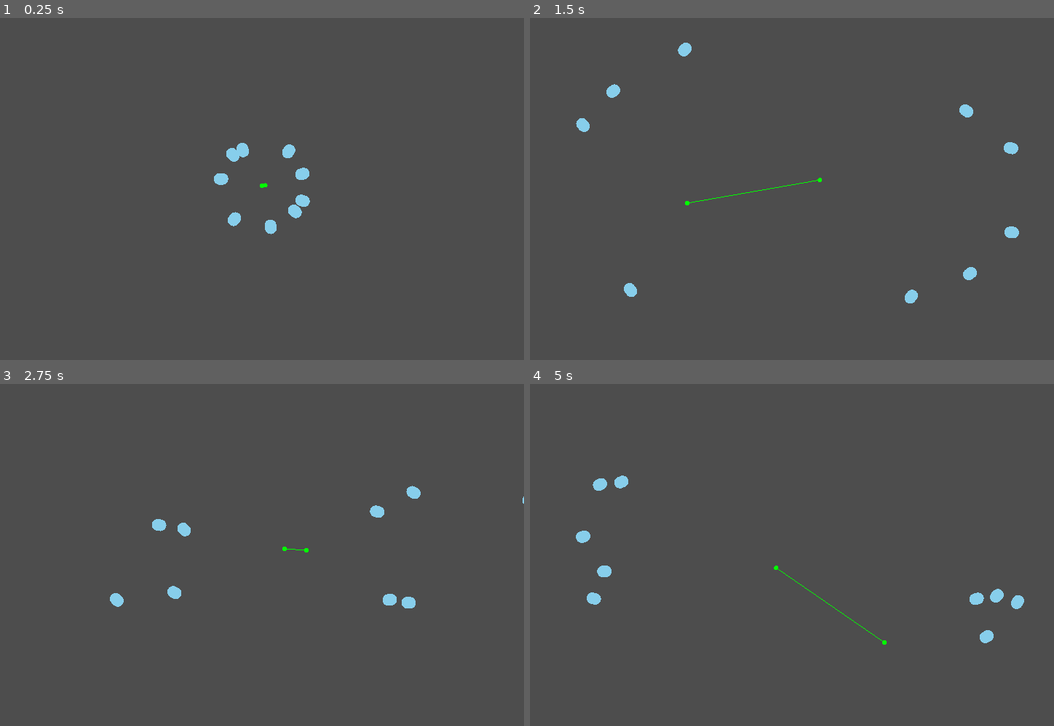
Above: before the commit, frames 1-4 (two rows, left to right).
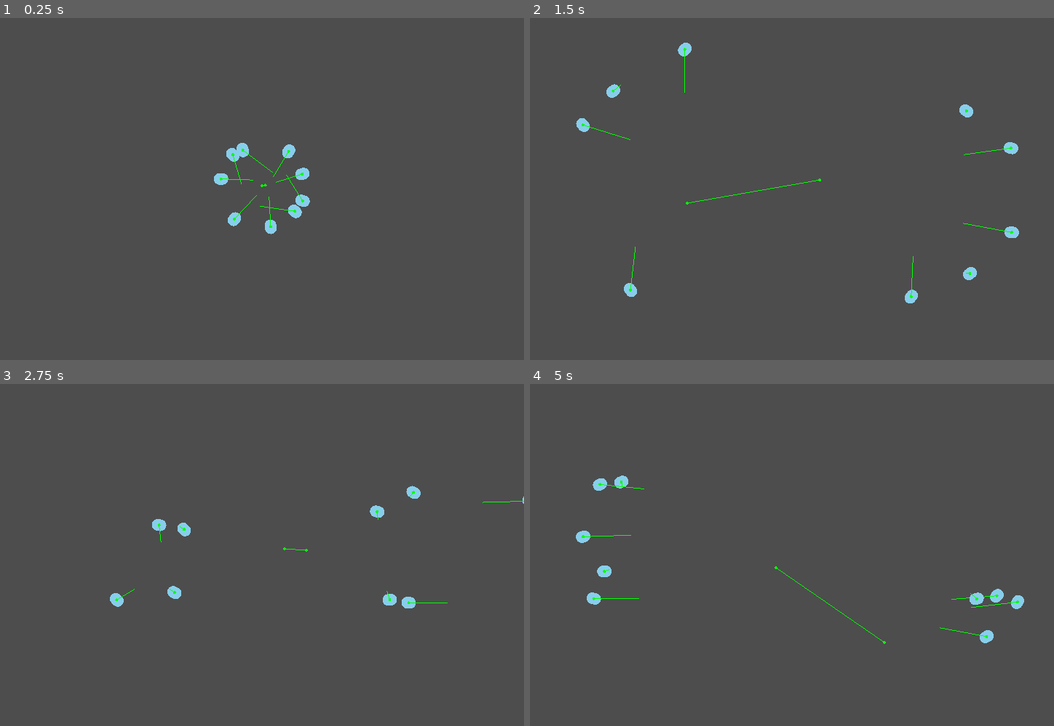
Above: after the commit, the same moments.

Repository: stevemjcu/Pond
Game: Godot game, scene res://scenes/main.tscn
Same seed, same stepped clock (60 frames per second), same inputs: the game is played once before the commit and once after it.
Inputs (mouse positions are in pixels of both pictures, inside the frame that each line leads up to):
- Up to frame 1 (0.25 s): no input
- Up to frame 2 (1.5 s): move the mouse to (907, 168) at 0.52 s; hold D (right) 0.53-1.25 s; click (907, 168) at 0.67 s; drag from (687, 202) to (812, 182) at 1.27 s
- Up to frame 3 (2.75 s): move the mouse to (314, 476) at 2.02 s; hold D (right) from 2.03 s (still down)
- Up to frame 4 (5 s): release D (right) at 2.75 s; drag from (765, 619) to (692, 524) at 2.77 s; move the mouse to (949, 602) at 3.52 s; hold A (left) 3.53-4.25 s; drag from (634, 500) to (886, 643) at 4.27 s

The runs differ from the first frame. In frame 1, 0.1% of the frame differs, in the area x 41-59%, y 38-62%; in frame 2, 0.2%, in the area x 9-93%, y 8-82%; in frame 3, less than 0.1%; in frame 4, 0.2%.

Commit message:
Draw boid impulse vector

Diff:
--- a/scripts/boid.gd
+++ b/scripts/boid.gd
@@ -18,25 +18,32 @@
 var _protected_neighbors: Array[Node2D]
 var _visible_neighbors: Array[Node2D]
 
+var _impulse: Vector2
+
 
 func _physics_process(delta: float) -> void:
 	_detect_neighbors()
-	var impulse := Vector2.ZERO
-	impulse += _avoid_screen_edge()
-	impulse += _avoid_neighbors()
-	impulse += _match_neighbors()
-	impulse += _approach_neighbors()
-	impulse += _approach_bevy()
-	velocity += impulse * delta
+	_impulse = Vector2.ZERO
+	_impulse += _avoid_screen_edge()
+	_impulse += _avoid_neighbors()
+	_impulse += _match_neighbors()
+	_impulse += _approach_neighbors()
+	_impulse += _approach_bevy()
+	velocity += _impulse * delta
 	rotation = velocity.normalized().angle()
-	#Debug.add_vector(position, impulse.normalized(), impulse.length() / max_speed, Color.GREEN)
 	_control_speed()
 	move_and_slide()
+	$Sprite.queue_redraw()
 
 
 func _on_sprite_draw() -> void:
 	var shape := $CollisionShape2D.shape as CapsuleShape2D
 	$Sprite.draw_capsule(shape.height, shape.radius, bevy.color)
+	# TODO: Use separate debug sprite to avoid unnecessary redraws?
+	var direction := to_local(position + _impulse.normalized())
+	var weight := _impulse.length() / max_speed
+	$Sprite.draw_vector(direction, weight, Color.GREEN)
+	$Sprite.draw_point(Vector2.ZERO, Color.GREEN)
 
 
 func _detect_neighbors() -> void:
--- a/scripts/sprite.gd
+++ b/scripts/sprite.gd
@@ -1,7 +1,7 @@
 extends Node2D
 
 
-var _point_radius := 3
+var _point_radius := 2
 var _vector_length := 24
 
 
@@ -20,10 +20,10 @@
 	draw_circle(at, _point_radius, color)
 
 
-func draw_vector(at: Vector2, direction: Vector2, weight: float, color: Color) -> void:
+func draw_vector(direction: Vector2, weight: float, color: Color) -> void:
 	var min := Vector2.ZERO
 	var max := direction * _vector_length
-	draw_line(at, at + min.lerp(max, weight), color)
+	draw_line(Vector2.ZERO, min.lerp(max, weight), color)
 
 
 func draw_path(path: Array[Vector2], color: Color) -> void:
